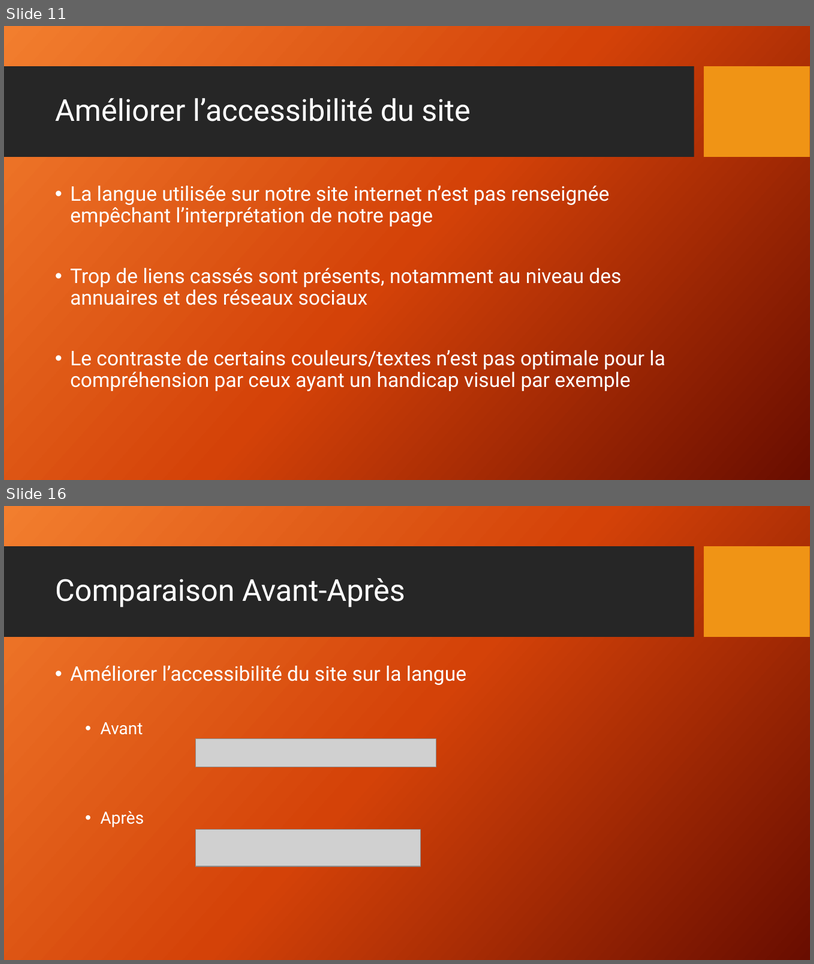
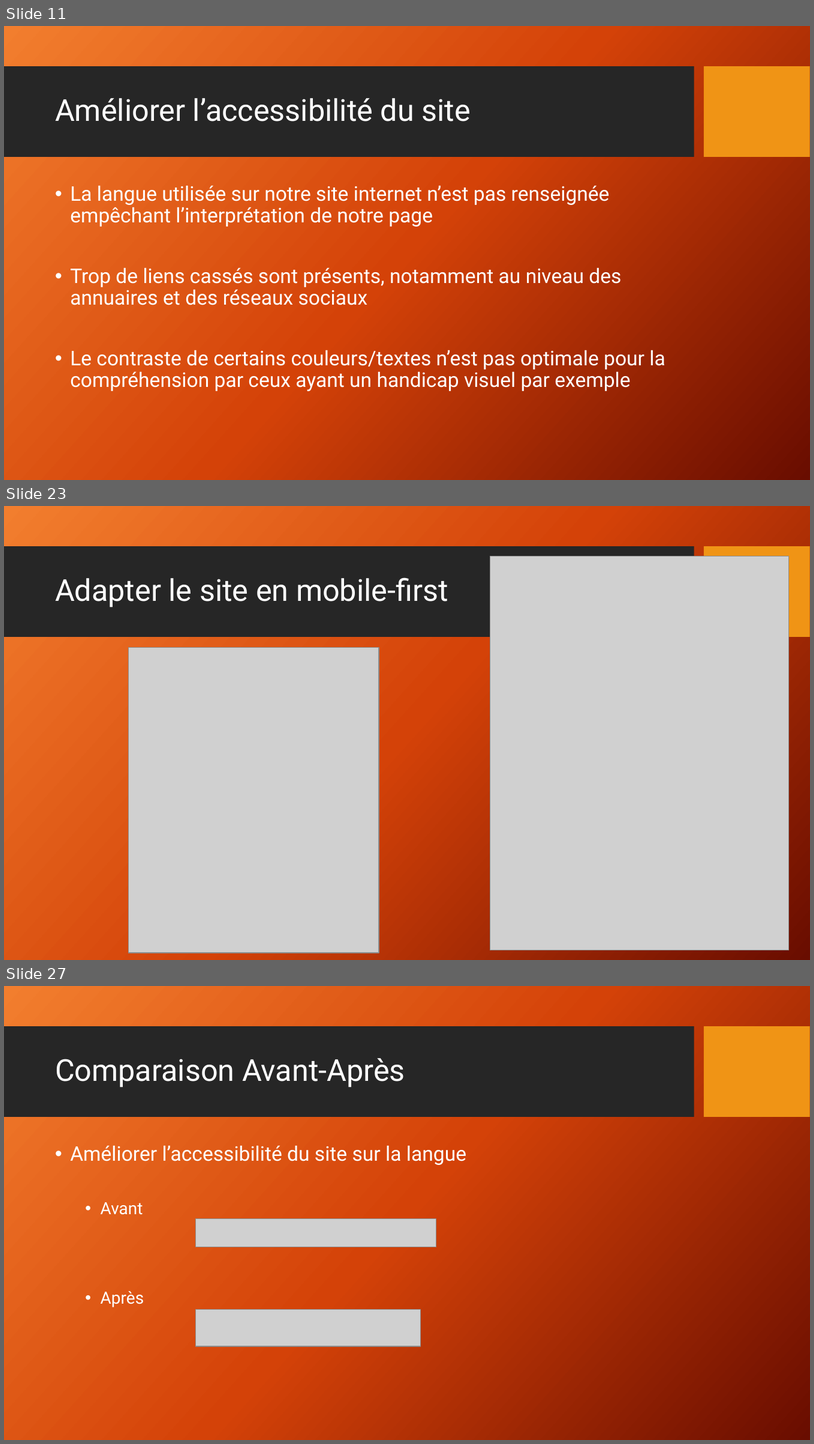
Before and after one commit to RichardZ1/Projet4_Referencement, a slide deck: Les 10 recommandations+Comparaison.pptx. Shown one above the other, each under a label of ours: slides 11 and 16 before the commit, slides 11, 23 and 27 after it; the slides between them are not shown. The pictures are 814x964 and 814x1444 pixels, drawn with LibreOffice and Linux fonts; fonts in the diff are those of the drawing; grey boxes stand for pictures; background and template pictures are left out. Boxes give left, top, right and bottom in pixels: in the first picture for what was removed or moved away, otherwise in the second. Text is boxed around its words. In the diff, an @@ line names an element or a change of style, - is before the commit and + after.

```diff
--- a/Les 10 recommandations+Comparaison.pptx
+++ b/Les 10 recommandations+Comparaison.pptx
@@ slide 23 added at (4, 506, 810, 960), background picture (left out); not listed: 2 template elements that a slide beside it also shows @@
@@ picture added at (491, 556, 790, 949) @@
@@ title added at (55, 577, 449, 607), 36 pt, text #FFFFFF @@
+Adapter le site en mobile-first
@@ picture added at (129, 648, 379, 953) @@
@@ what was slide 16 is now slide 27 @@
```
Also in this commit, not shown: 2 slides changed, 12 other slides added, 2 slides removed, 1 other file.
